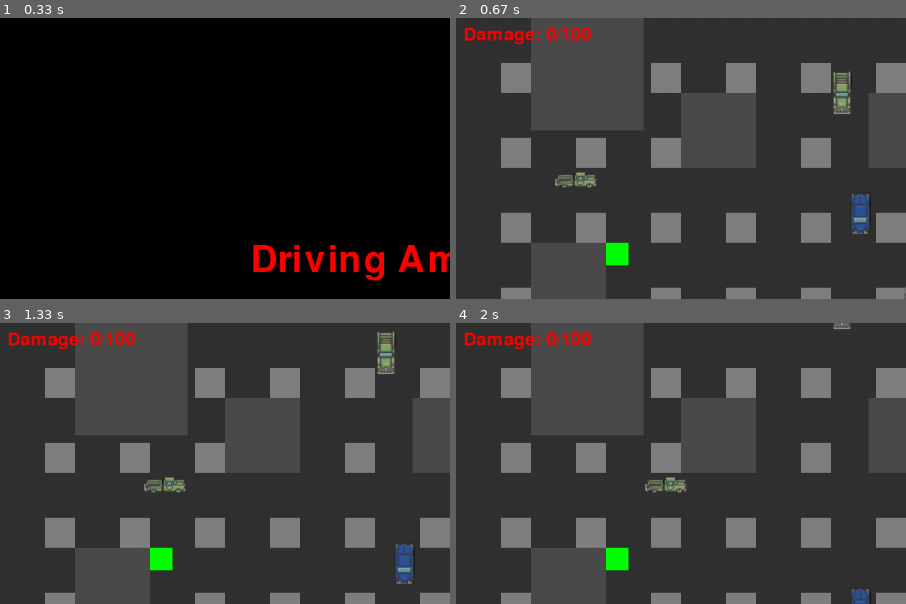
Above: before the commit, frames 1-4 (two rows, left to right).
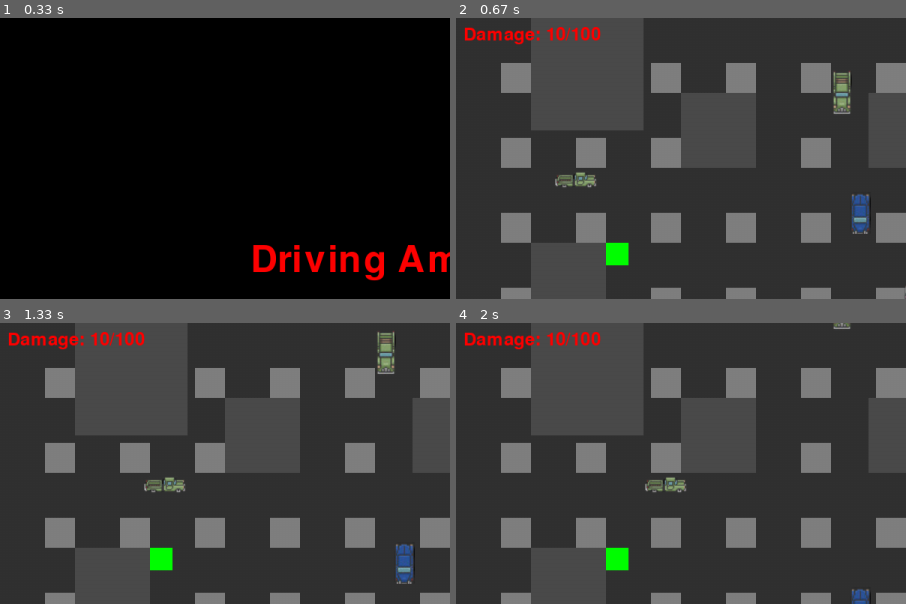
Above: after the commit, the same moments.

Repository: AdamWalters1/pygame-adam
Game: pygame game, started from src/main.py
Two runs of this game, one before a commit and one after it. Both use one fixed random seed, a clock stepped at 60 frames per second and the inputs below.
Inputs:
- Up to frame 1 (0.33 s): no input
- Up to frame 2 (0.67 s): tap Space at 0.33 s
- Up to frame 3 (1.33 s): hold Right 0.67-1.13 s; hold Up from 1.17 s (still down)
- Up to frame 4 (2 s): release Up at 1.47 s; hold Right 1.5-1.97 s
The pictures show only the part of the screen within x 0-50%, y 0-50%; the shares and areas given below are measured in that part.

Frame 1 is identical in both runs. In frame 2, 0.4% of the frame differs, in the area x 20-33%, y 3-9%; in frame 3, 0.4%; in frame 4, 0.4%.

Commit message:
Working version

Diff:
--- a/src/main.py
+++ b/src/main.py
@@ -87,7 +87,7 @@
 
 player_size = 50
 player_speed = 5
-player = Player(WIDTH // 2 - player_size // 2 +20, HEIGHT // 2 - player_size // 2, player_size, player_speed, car_images)
+player = Player(WIDTH // 2 - player_size // 2 +20, HEIGHT // 2 - player_size // 2 + 10, player_size, player_speed, car_images)
 
 # Load background music and sound effects
 if randomnum == 1:
@@ -96,7 +96,6 @@
     background_music_path = 'C:/Users/adamw/OneDrive/Documents/Comp Sci/DrivingAmongIdiots-adam/assets/sounds/backgroundTraffic1.wav'
 else:
     background_music_path = 'C:/Users/adamw/OneDrive/Documents/Comp Sci/DrivingAmongIdiots-adam/assets/sounds/backgroundTraffic2.wav'
-
 
 effect_path = 'C:/Users/adamw/OneDrive/Documents/Comp Sci/DrivingAmongIdiots-adam/assets/sounds/passing.wav'
 
--- a/src/player.py
+++ b/src/player.py
@@ -18,8 +18,6 @@
         self.collision_cooldown = 3  # Cooldown period in seconds
         self.last_turn_time = 0
         self.turn_cooldown = 1  # Cooldown period in seconds between turns
-
-
 
     def move(self, keys, obstacles, obstacle_cars):
         if keys[pygame.K_UP]:
